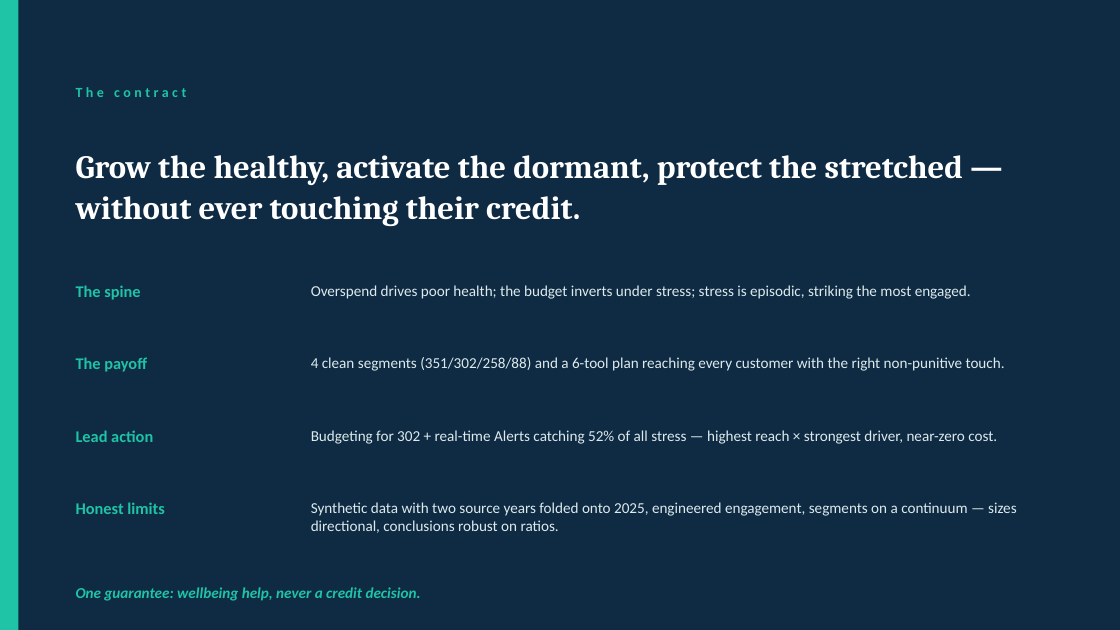
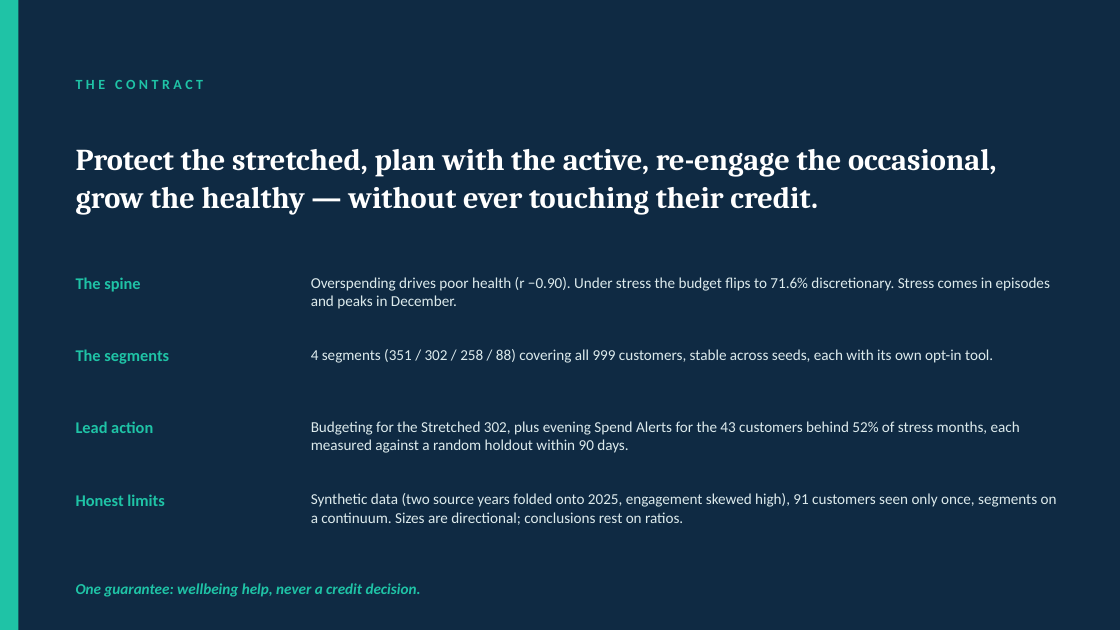
Before and after one commit to thanh-tai-435/BI10GroupYAPPERS, a slide deck: slide 22 of draft/YAPPERS_BI10_R01.pptx. Drawn at 1120x630 pixels with LibreOffice and Linux fonts; fonts in the diff are those of the drawing. Boxes give left, top, right and bottom in pixels: in the first picture for what was removed or moved away, otherwise in the second. Text is boxed around its words. In the diff, an @@ line names an element or a change of style, - is before the commit and + after.

Commit message:
Rebuild deck and notebook from 6-agent review
- Verified corrections: seasonality (drop 72% Nov-Dec slide), Sun+Mon claim dropped,
  91 one-off customers identified, segments renamed (High-Activity Users, Occasional Online-First),
  6 provinces in Q3, Ha Noi top FHS, overlap footnote fixed, explicit reach x |r| ranking
- New v2 charts from draft/review/*_charts_v2.py; review reports in draft/review/
- Notebook: fixed scenario cell (stale segment name), added value mechanism, December effect, ranking

```diff
--- a/draft/YAPPERS_BI10_R01.pptx
+++ b/draft/YAPPERS_BI10_R01.pptx
@@ text at (76, 80, 203, 89): text changed @@
-The contract
+THE CONTRACT
@@ text at (76, 149, 997, 215): text changed; size 28 to 26 pt @@
-Grow the healthy, activate the dormant, protect the stretched —
-without ever touching their credit.
+Protect the stretched, plan with the active, re-engage the occasional, grow the healthy — without ever touching their credit.
@@ text at (311, 277, 1050, 309): text changed @@
-Overspend drives poor health; the budget inverts under stress; stress is episodic, striking the most engaged.
+Overspending drives poor health (r −0.90). Under stress the budget flips to 71.6% discretionary. Stress comes in episodes and peaks in December.
@@ text at (76, 349, 169, 364): text changed @@
-The payoff
+The segments
@@ text at (311, 349, 993, 363): text changed @@
-4 clean segments (351/302/258/88) and a 6-tool plan reaching every customer with the right non-punitive touch.
+4 segments (351 / 302 / 258 / 88) covering all 999 customers, stable across seeds, each with its own opt-in tool.
@@ 3 texts: place and size @@
-3 texts at (76, 285, 165, 514)
+3 texts at (76, 277, 165, 506)
@@ text at (311, 421, 1020, 453): text changed @@
-Budgeting for 302 + real-time Alerts catching 52% of all stress — highest reach × strongest driver, near-zero cost.
+Budgeting for the Stretched 302, plus evening Spend Alerts for the 43 customers behind 52% of stress months, each measured against a random holdout within 90 days.
@@ text at (311, 493, 1057, 525): text changed @@
-Synthetic data with two source years folded onto 2025, engineered engagement, segments on a continuum — sizes directional, conclusions robust on ratios.
+Synthetic data (two source years folded onto 2025, engagement skewed high), 91 customers seen only once, segments on a continuum. Sizes are directional; conclusions rest on ratios.
@@ text "One guarantee: wellbeing help, never ...": place and size @@
-text "One guarantee: wellbeing help, never ..." at (76, 587, 421, 601)
+text "One guarantee: wellbeing help, never ..." at (76, 583, 421, 597)
```
Also in this commit, not shown: 21 other slides changed, 25 other files.
